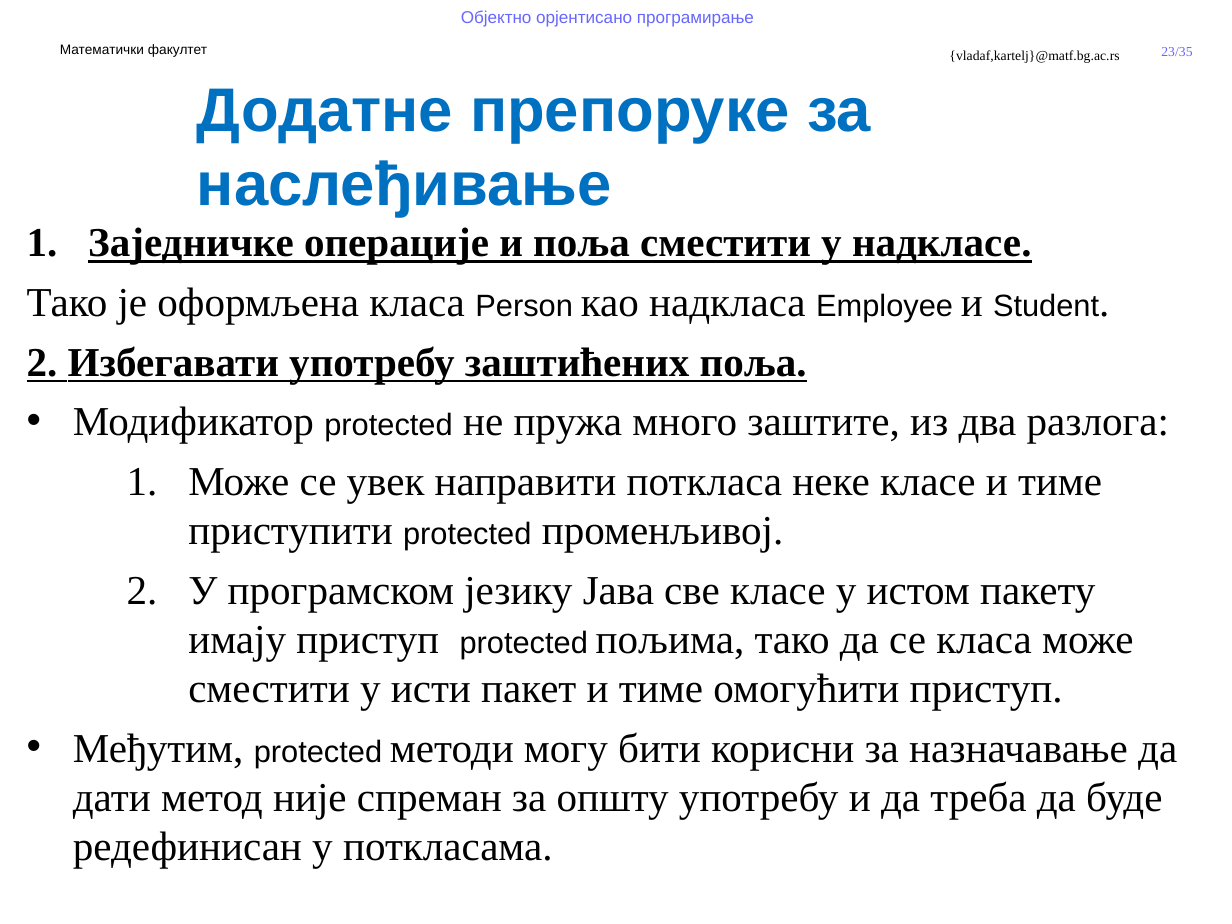
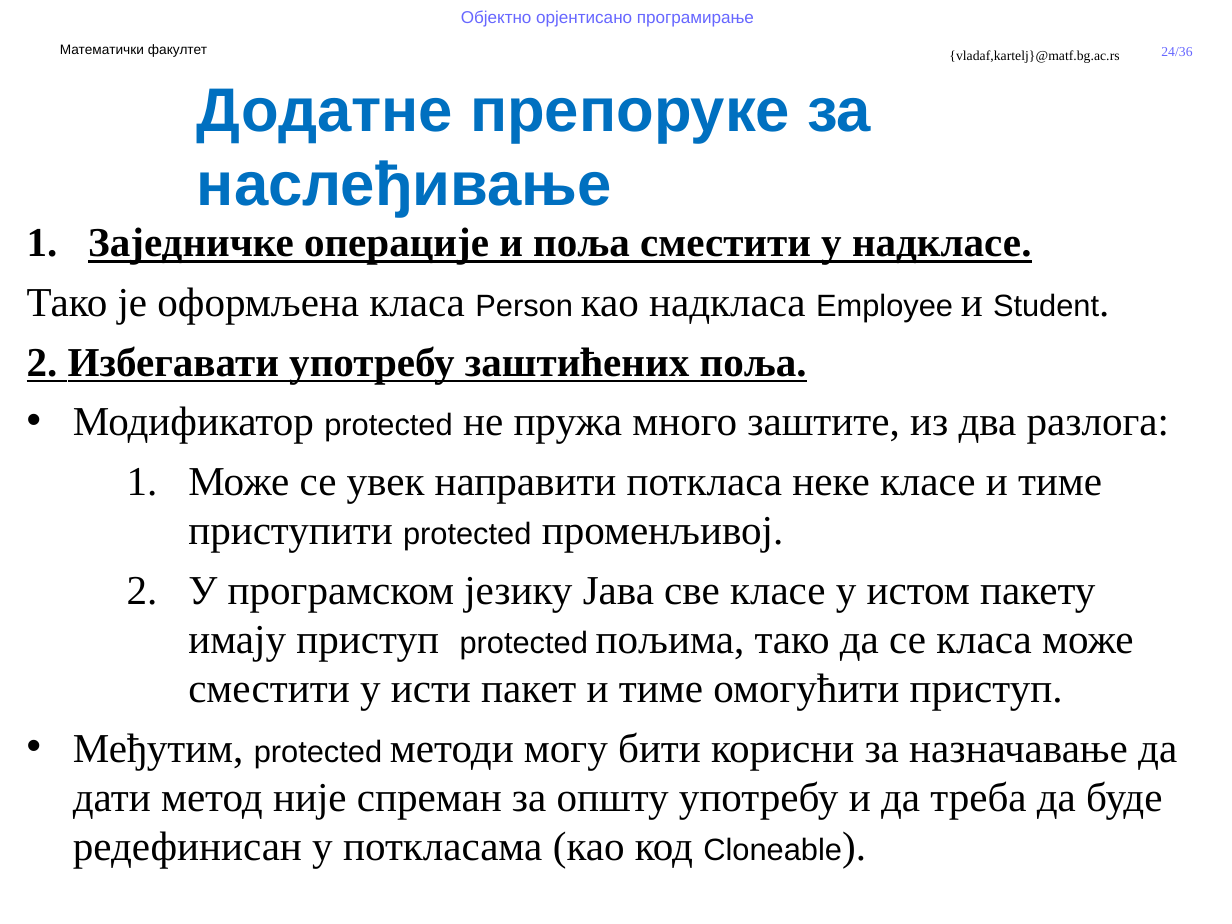
Before and after one commit to MatfOOP/OOP, a slide deck: slide 24 of predavanja/prezentacije/OOP11-Apstraktne klase i interfejsi.pptx (slide 23 before the commit). Drawn at 1232x924 pixels with LibreOffice and Linux fonts; fonts in the diff are those of the drawing; background and template pictures are left out. Boxes give left, top, right and bottom in pixels: in the first picture for what was removed or moved away, otherwise in the second. Text is boxed around its words. In the diff, an @@ line names an element or a change of style, - is before the commit and + after.

```diff
--- a/predavanja/prezentacije/OOP11-Apstraktne klase i interfejsi.pptx
+++ b/predavanja/prezentacije/OOP11-Apstraktne klase i interfejsi.pptx
@@ page number at bbox=[1161, 47, 1192, 56]: text changed @@
-23/35
+24/36
@@ text at bbox=[73, 732, 1177, 868]: text changed @@
-• Међутим, protected методи могу бити корисни за назначавање да дати метод није спреман за општу употребу и да треба да буде редефинисан у поткласама.
+• Међутим, protected методи могу бити корисни за назначавање да дати метод није спреман за општу употребу и да треба да буде редефинисан у поткласама (као код Cloneable).
```
Also in this commit, not shown: 2 other slides changed, 1 slide added, 23 other files.
